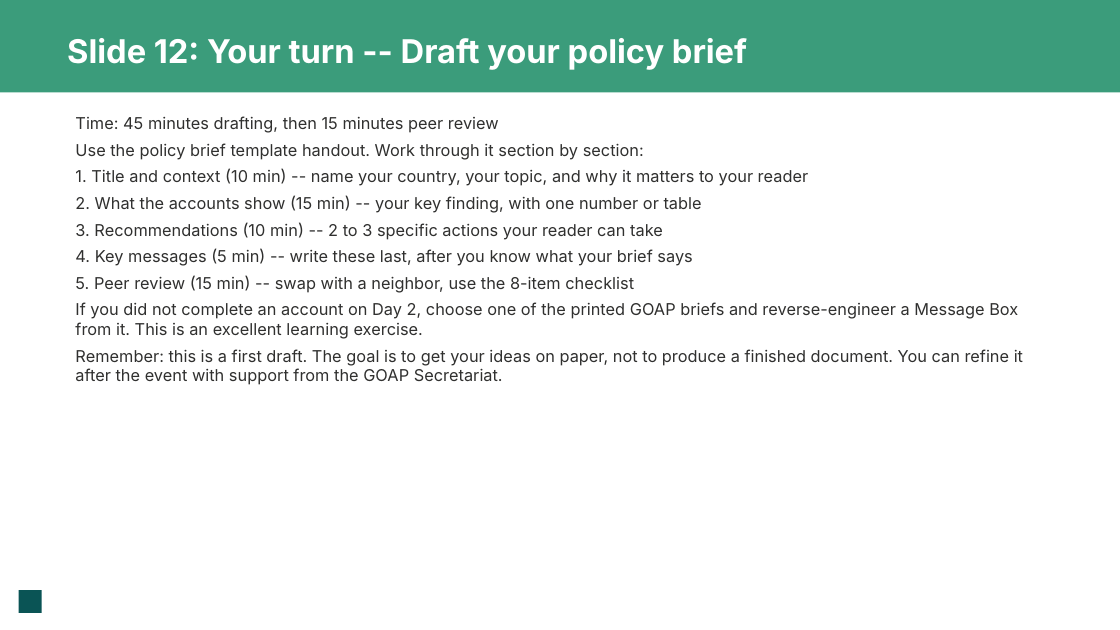
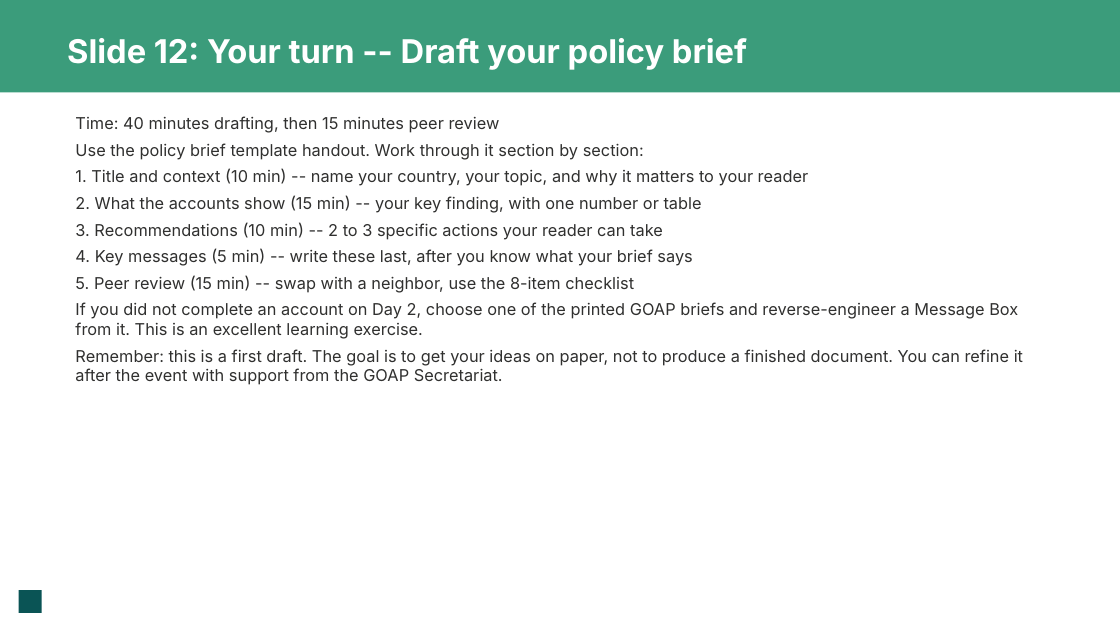
Before and after one commit to MariaGAlarcon/ocean-accounts-expert, a slide deck: slide 13 of s-s-event-bogor/sessions/day-3/policy-brief-clinic/policy-brief-slides.pptx. Drawn at 1120x630 pixels with LibreOffice and Linux fonts; fonts in the diff are those of the drawing; background and template pictures are left out. Boxes give left, top, right and bottom in pixels: in the first picture for what was removed or moved away, otherwise in the second. Text is boxed around its words. In the diff, an @@ line names an element or a change of style, - is before the commit and + after.

```diff
--- a/s-s-event-bogor/sessions/day-3/policy-brief-clinic/policy-brief-slides.pptx
+++ b/s-s-event-bogor/sessions/day-3/policy-brief-clinic/policy-brief-slides.pptx
@@ text at [75, 116, 500, 133]: text changed @@
-Time: 45 minutes drafting, then 15 minutes peer review
+Time: 40 minutes drafting, then 15 minutes peer review
```
Also in this commit, not shown: 7 other files.
